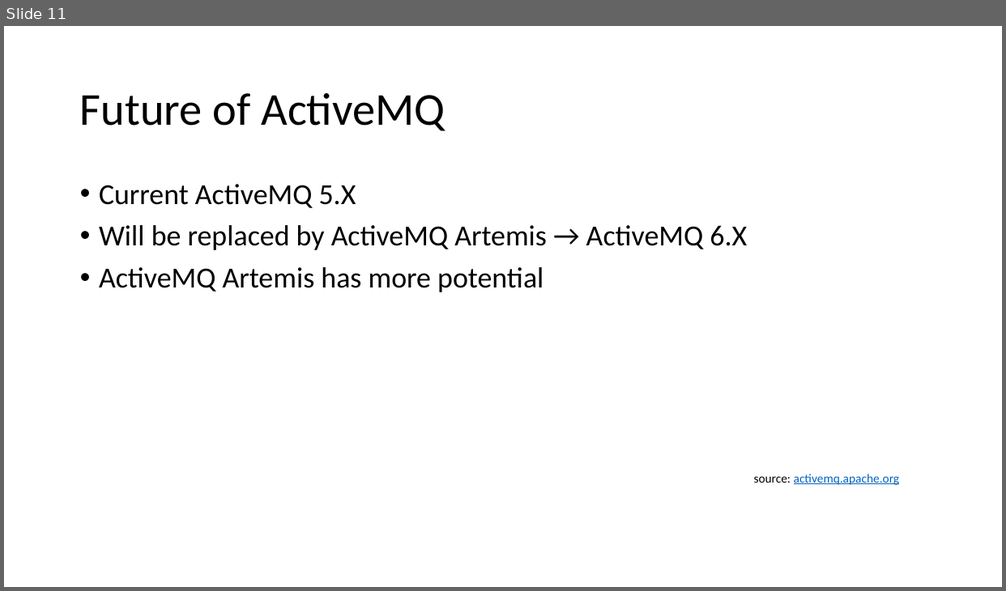
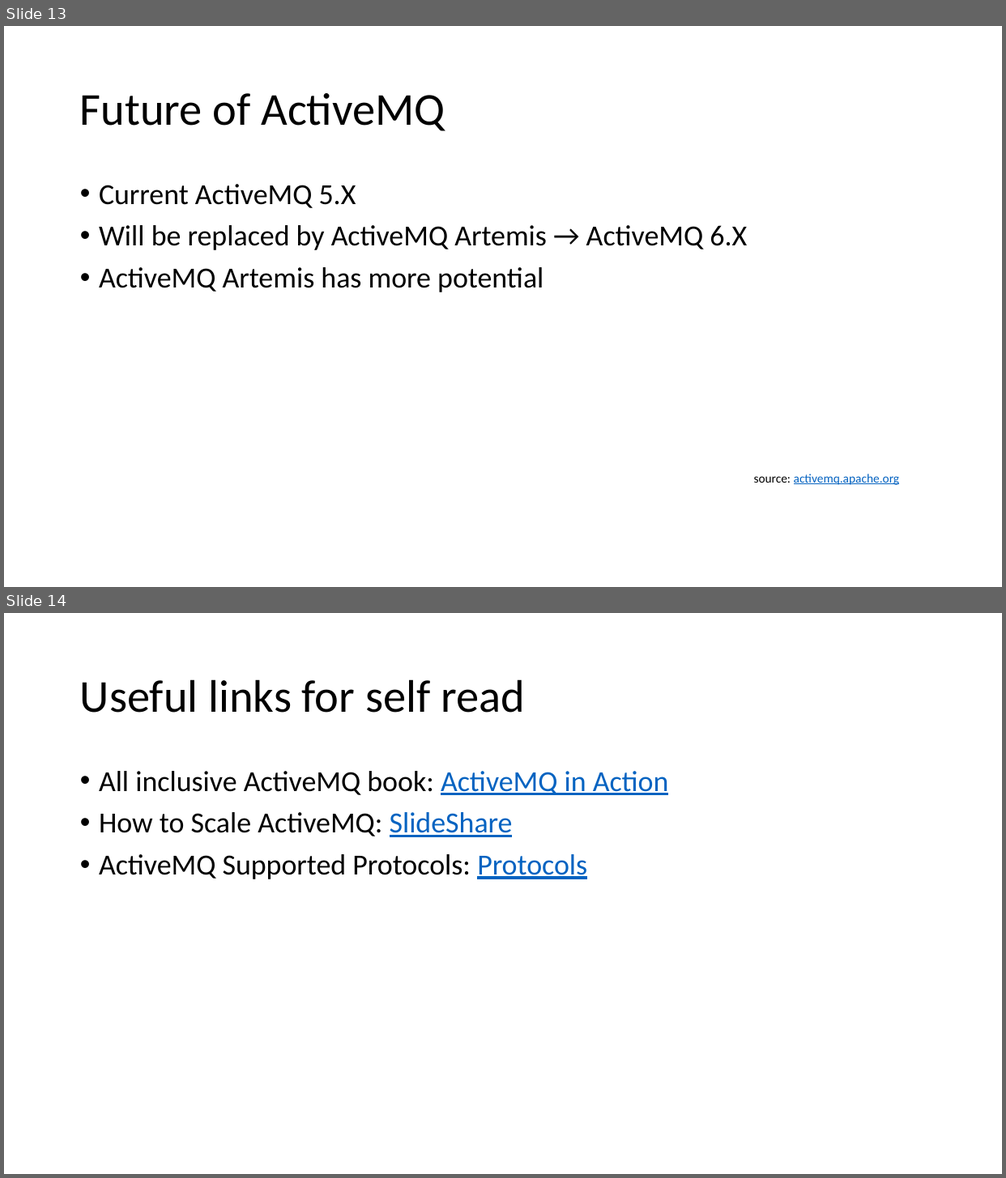
Before and after one commit to sebivenlo/ESDE_2021_ActiveMQ, a slide deck: Diagrams/presentation.pptx. Shown one above the other, each under a label of ours: slide 11 before the commit, slides 13 and 14 after it. The pictures are 1006x591 and 1006x1178 pixels, drawn with LibreOffice and Linux fonts; fonts in the diff are those of the drawing. Boxes give left, top, right and bottom in pixels: in the first picture for what was removed or moved away, otherwise in the second. Text is boxed around its words. In the diff, an @@ line names an element or a change of style, - is before the commit and + after.

```diff
--- a/Diagrams/presentation.pptx
+++ b/Diagrams/presentation.pptx
@@ slide 14 added at (4, 613, 1002, 1174), background #FFFFFF @@
@@ title added at (80, 679, 525, 713), 44 pt, text #000000 @@
+Useful links for self read
@@ text added at (99, 771, 669, 879), 28 pt, text #000000 @@
+• All inclusive ActiveMQ book: ActiveMQ in Action
+• How to Scale ActiveMQ: SlideShare
+• ActiveMQ Supported Protocols: Protocols
@@ what was slide 11 is now slide 13 @@
```
Also in this commit, not shown: 2 other slides added, 2 other files.
